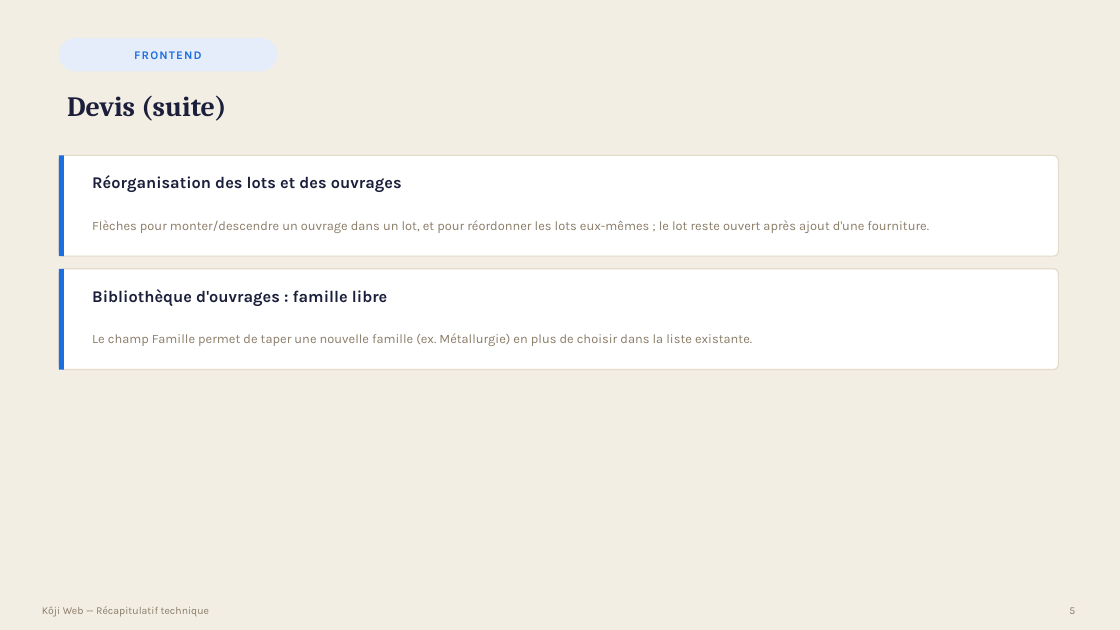
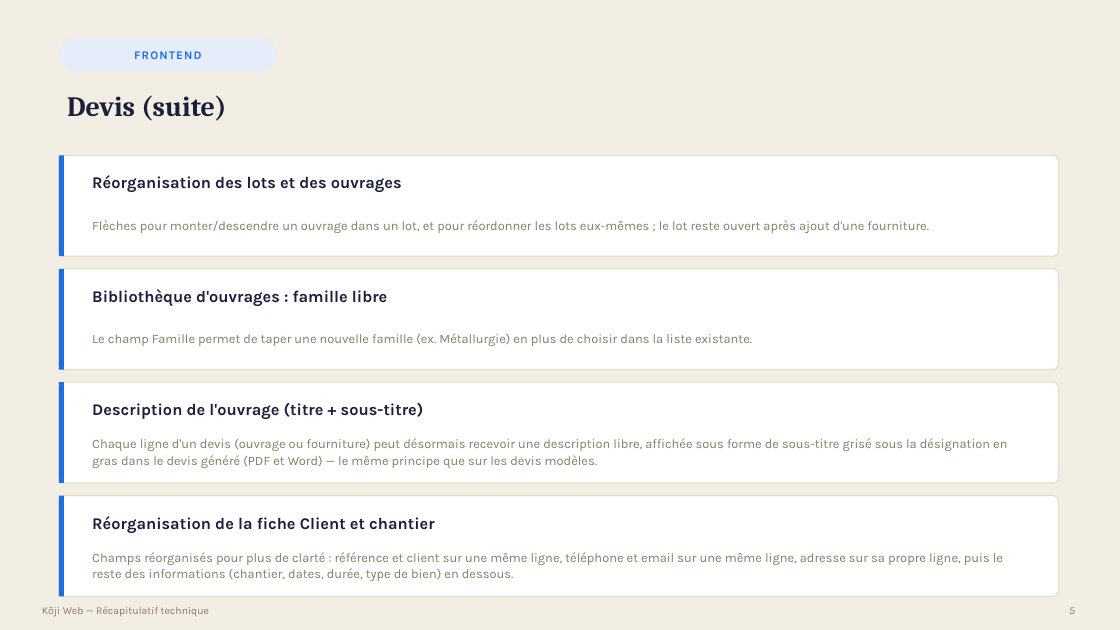
Before and after one commit to bouhouchimira-prog/web-app-Koji, a slide deck: slide 5 of docs/manager-recap/Recap-Koji-Manager.pptx. Drawn at 1120x630 pixels with LibreOffice and Linux fonts; fonts in the diff are those of the drawing. Boxes give left, top, right and bottom in pixels: in the first picture for what was removed or moved away, otherwise in the second. Text is boxed around its words. In the diff, an @@ line names an element or a change of style, - is before the commit and + after.

Commit message:
Devis: description libre par ouvrage/fourniture (titre + sous-titre affiche sur le PDF/Word), reprise automatique de la description depuis la bibliotheque, et fiche Client et chantier reorganisee (reference client en texte libre au lieu d'une liste a choisir, champs regroupes par paires : reference/client, telephone/email, adresse seule).
Nettoyage approfondi du projet: suppression de 6 pages orphelines (onboarding, welcome, compte, ancien flux devis en 3 etapes), d'une route de connexion de demonstration, d'un dossier de composants duplique obsolete (data/components), de plusieurs fonctions inutilisees (auth, mailer, base de donnees, mots de passe), d'un ancien generateur de PDF devenu inaccessible, et d'une dependance logicielle non utilisee.

```diff
--- a/docs/manager-recap/Recap-Koji-Manager.pptx
+++ b/docs/manager-recap/Recap-Koji-Manager.pptx
@@ rounded rectangle added at bbox=[59, 382, 1059, 483], fill #FFFFFF, outline #E4DCCB 1 pt @@
@@ rectangle added at bbox=[59, 382, 64, 483], fill #1D6FE0 @@
@@ text added at bbox=[92, 403, 424, 419], 14 pt, text #1B1F3B, bold @@
+Description de l'ouvrage (titre + sous-titre)
@@ text added at bbox=[92, 438, 1007, 468], 11 pt, text #8A7C68 @@
+Chaque ligne d'un devis (ouvrage ou fourniture) peut désormais recevoir une description libre, affichée sous forme de sous-titre grisé sous la désignation en gras dans le devis généré (PDF et Word) — le même principe que sur les devis modèles.
@@ rounded rectangle added at bbox=[59, 496, 1059, 597], fill #FFFFFF, outline #E4DCCB 1 pt @@
@@ rectangle added at bbox=[59, 496, 64, 597], fill #1D6FE0 @@
@@ text added at bbox=[92, 516, 435, 533], 14 pt, text #1B1F3B, bold @@
+Réorganisation de la fiche Client et chantier
@@ text added at bbox=[92, 552, 1003, 581], 11 pt, text #8A7C68 @@
+Champs réorganisés pour plus de clarté : référence et client sur une même ligne, téléphone et email sur une même ligne, adresse sur sa propre ligne, puis le reste des informations (chantier, dates, durée, type de bien) en dessous.
```
Also in this commit, not shown: 18 other slides changed, 2 slides added, 30 other files.
